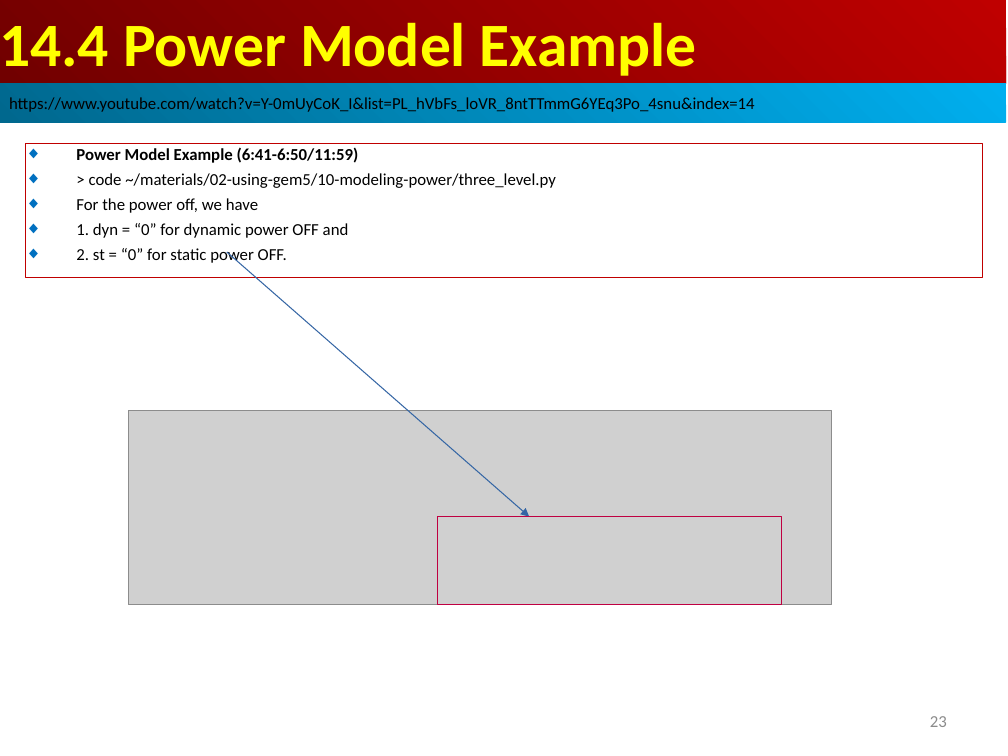
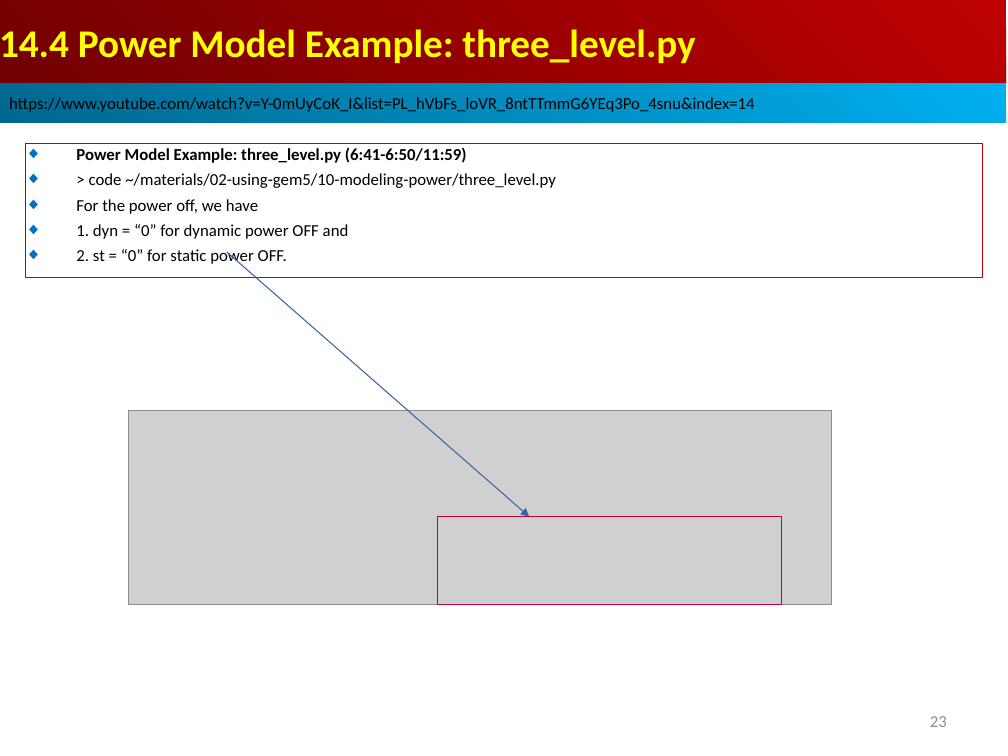
Before and after one commit to peterhchen/AIU_CS850_Gem5_McPAT, a slide deck: slide 23 of 050_Gem5/014.PwrMod/000_Video/014.PowerModel.ppt. Drawn at 1008x756 pixels with LibreOffice and Linux fonts; fonts in the diff are those of the drawing; grey boxes stand for pictures. Boxes give left, top, right and bottom in pixels: in the first picture for what was removed or moved away, otherwise in the second. Text is boxed around its words. In the diff, an @@ line names an element or a change of style, - is before the commit and + after.

```diff
--- a/050_Gem5/014.PwrMod/000_Video/014.PowerModel.ppt
+++ b/050_Gem5/014.PwrMod/000_Video/014.PowerModel.ppt
@@ text in rectangle at box(0, 29, 695, 63): text changed; size 44 to 28 pt @@
-14.4 Power Model Example
+14.4 Power Model Example: three_level.py
@@ text in rectangle at box(76, 147, 467, 163): text changed @@
-◆ Power Model Example (6:41-6:50/11:59)
+◆ Power Model Example: three_level.py (6:41-6:50/11:59)
```
Also in this commit, not shown: 11 other slides changed, 3 slides added.
